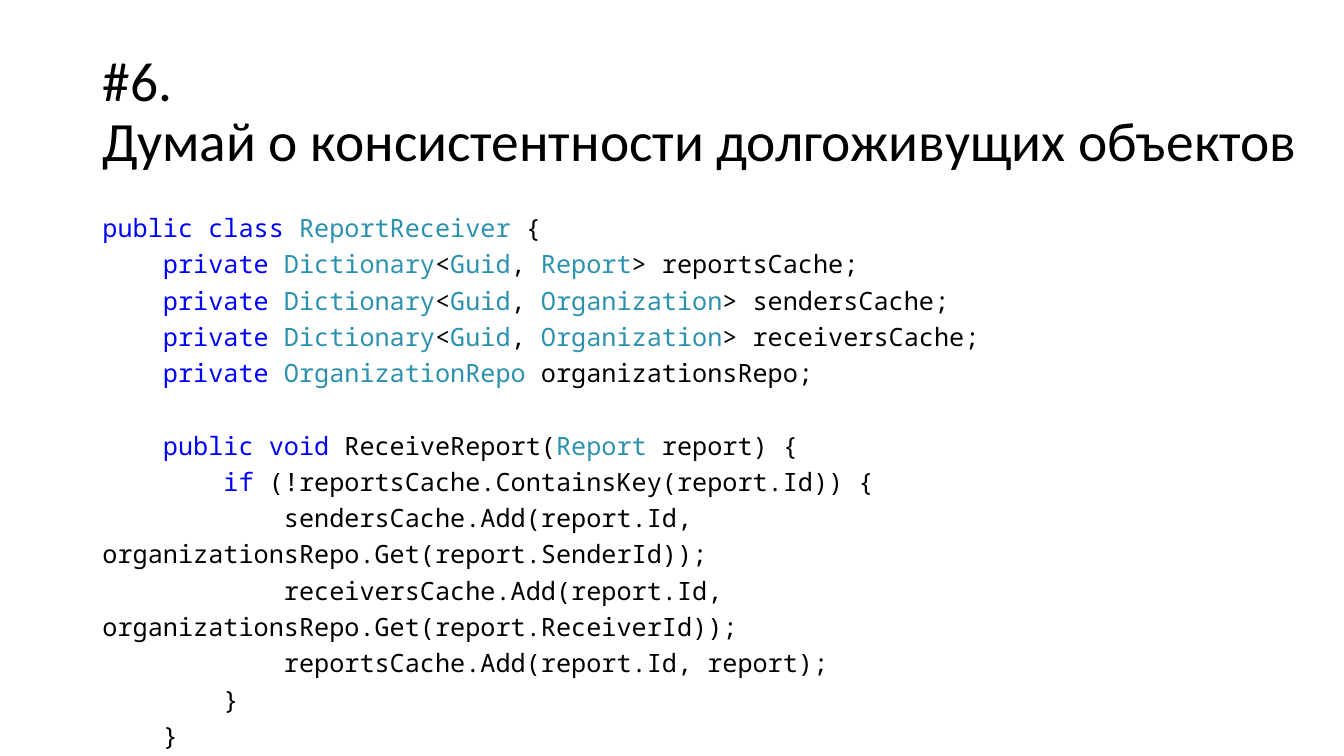
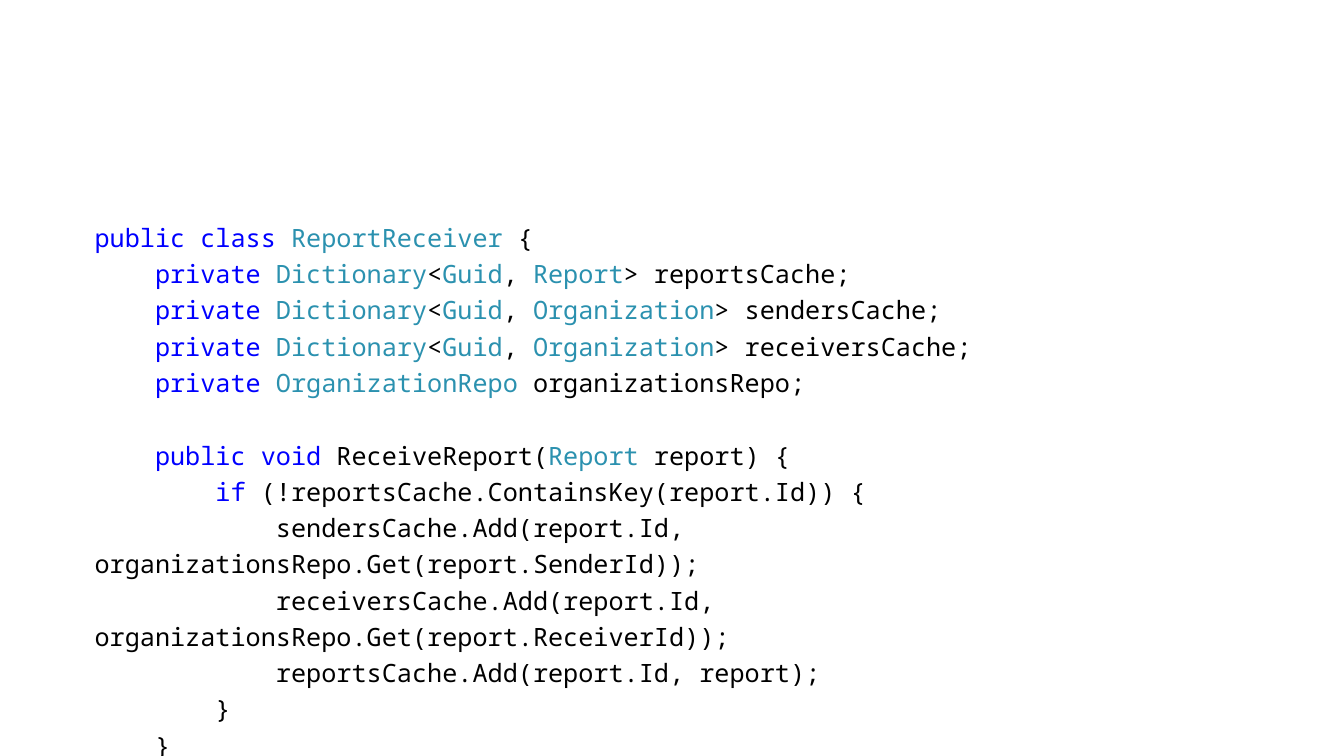
Before and after one commit to kontur-courses/exceptions, a slide deck: slide 5 of exceptions.pptx (slide 13 before the commit). Drawn at 1344x756 pixels with LibreOffice and Linux fonts; fonts in the diff are those of the drawing. Boxes give left, top, right and bottom in pixels: in the first picture for what was removed or moved away, otherwise in the second. Text is boxed around its words. In the diff, an @@ line names an element or a change of style, - is before the commit and + after.

```diff
--- a/exceptions.pptx
+++ b/exceptions.pptx
@@ title removed at bbox=[102, 63, 1296, 170] @@
-#6.
-Думай о консистентности долгоживущих объектов
@@ text "public class ReportReceiver {": place and size @@
-text "public class ReportReceiver {" at bbox=[102, 218, 980, 678]
+text "public class ReportReceiver {" at bbox=[95, 228, 972, 688]
```
Also in this commit, not shown: 14 other slides changed, 9 slides added, 1 slide removed, 6 other files.
